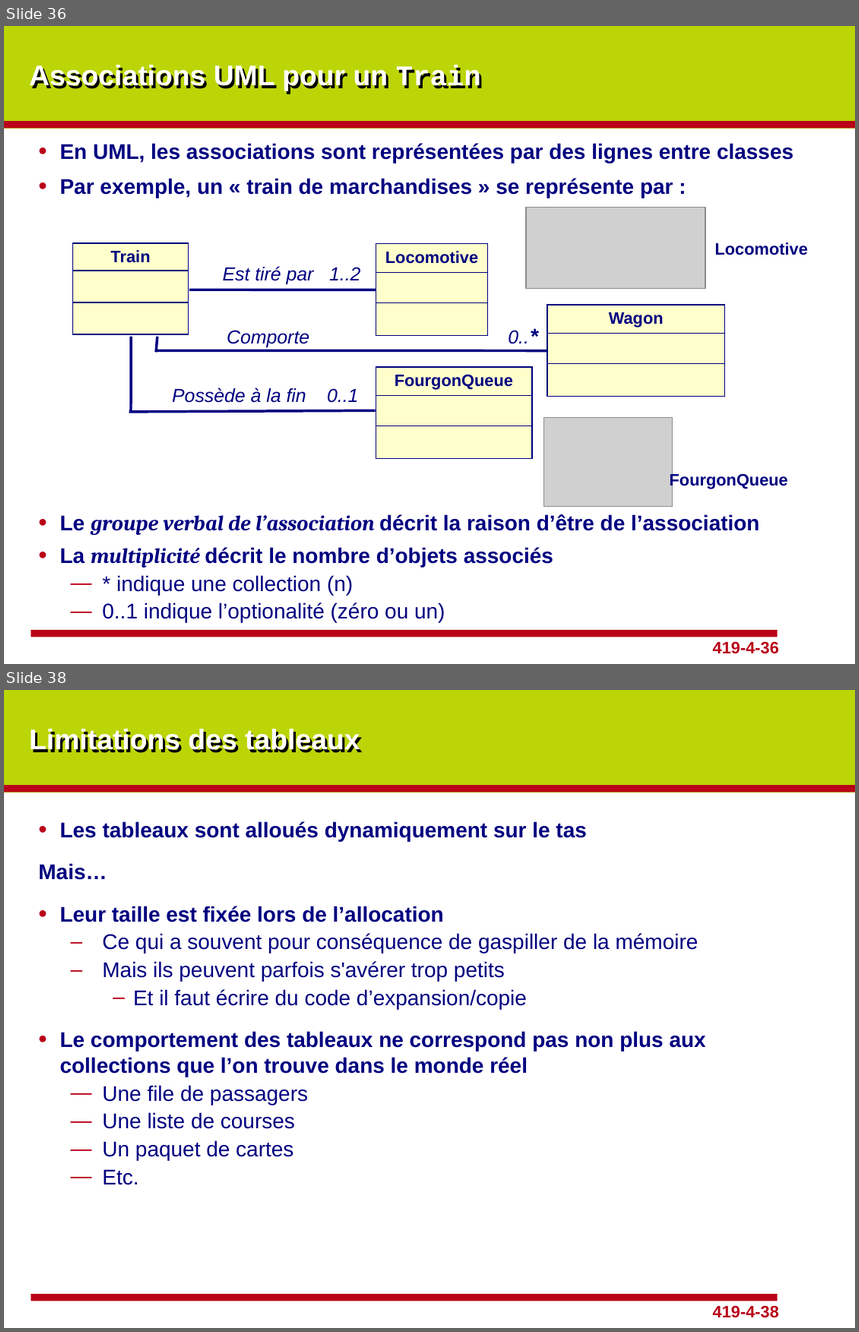
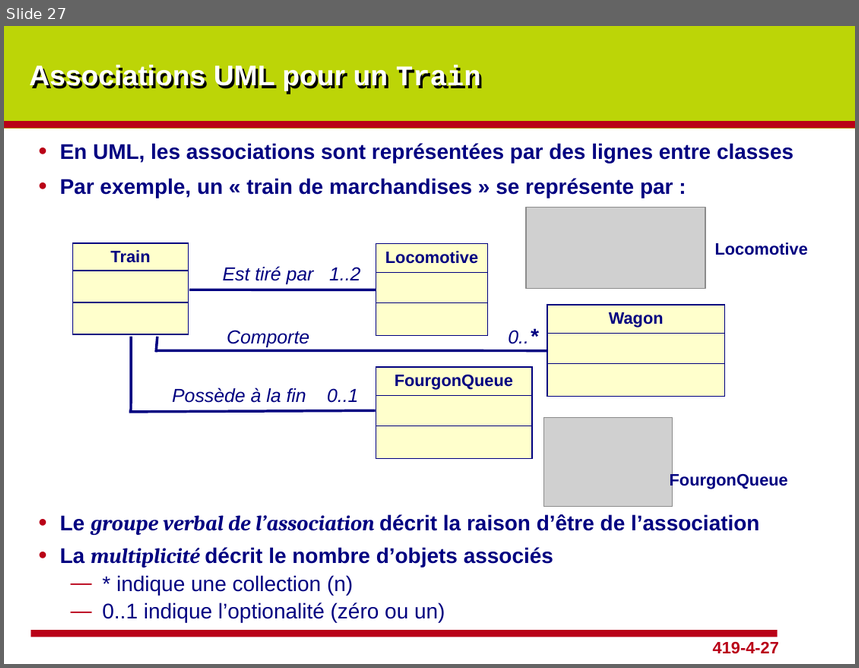
Before and after one commit to cyrilvincent/dotnetcore, a slide deck: ppt/dotNet06-OO.pptx. Shown one above the other, each under a label of ours: slides 36 and 38 before the commit, slide 27 after it; the slides between them are not shown. The pictures are 859x1332 and 859x668 pixels, drawn with LibreOffice and Linux fonts; fonts in the diff are those of the drawing; grey boxes stand for pictures; background and template pictures are left out. Boxes give left, top, right and bottom in pixels: in the first picture for what was removed or moved away, otherwise in the second. Text is boxed around its words. In the diff, an @@ line names an element or a change of style, - is before the commit and + after.

```diff
--- a/ppt/dotNet06-OO.pptx
+++ b/ppt/dotNet06-OO.pptx
@@ slide 38 removed at (x1=4, y1=690, x2=855, y2=1328), background #BCD507; not listed: 4 template elements that a slide beside it also shows @@
@@ title removed at (x1=29, y1=729, x2=360, y2=753) @@
-Limitations des tableaux
@@ text removed at (x1=38, y1=821, x2=706, y2=1186) @@
-• Les tableaux sont alloués dynamiquement sur le tas
-Mais…
-• Leur taille est fixée lors de l’allocation
-  – Ce qui a souvent pour conséquence de gaspiller de la mémoire
-  – Mais ils peuvent parfois s'avérer trop petits
-    – Et il faut écrire du code d’expansion/copie
-• Le comportement des tableaux ne correspond pas non plus aux collections que l’on trouve dans le monde réel
-  — Une file de passagers
-  — Une liste de courses
-  — Un paquet de cartes
-  — Etc.
@@ what was slide 36 is now slide 27 @@
@@ page number at (x1=713, y1=642, x2=779, y2=655): text changed @@
-419-4-36
+419-4-27
```
Also in this commit, not shown: 6 other slides removed, 10 other files.
